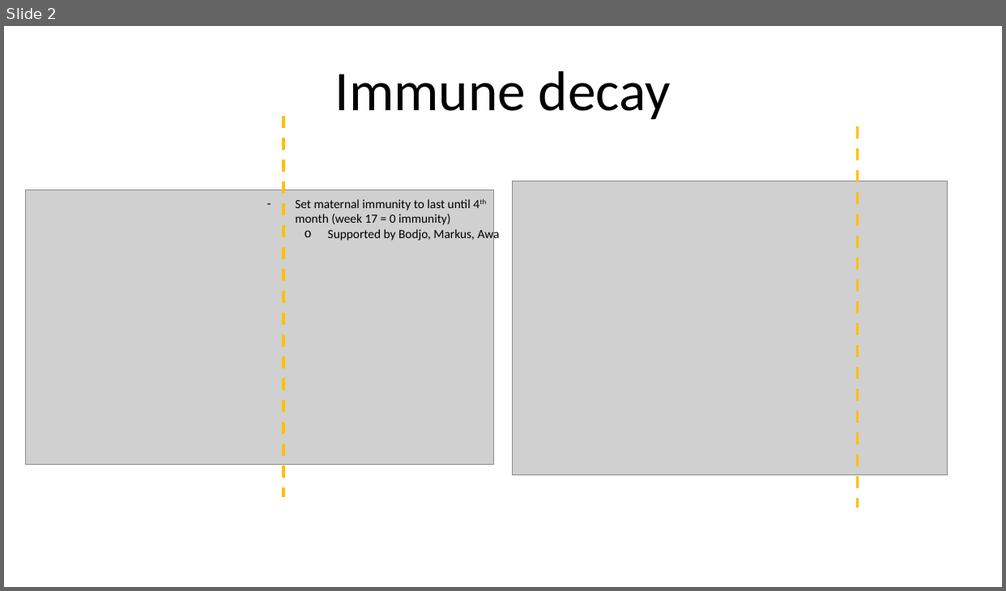
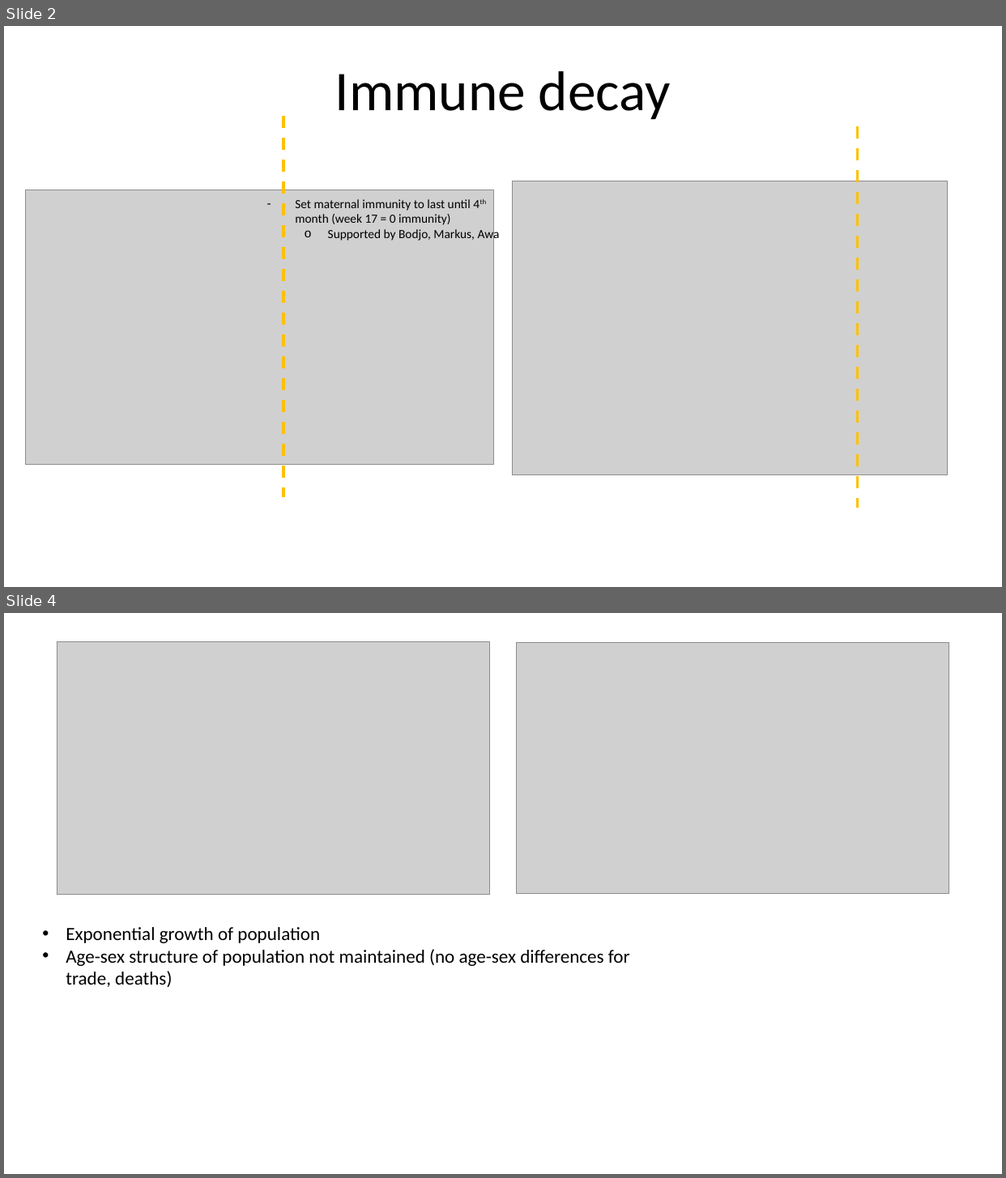
Before and after one commit to BethSavagar/demographic_model_1, a slide deck: results-presentations/model-test-BAOBAB.pptx. Shown one above the other, each under a label of ours: slide 2 before the commit, slides 2 and 4 after it; the slides between them are not shown. The pictures are 1006x591 and 1006x1178 pixels, drawn with LibreOffice and Linux fonts; fonts in the diff are those of the drawing; grey boxes stand for pictures. Boxes give left, top, right and bottom in pixels: in the first picture for what was removed or moved away, otherwise in the second. Text is boxed around its words. In the diff, an @@ line names an element or a change of style, - is before the commit and + after.

```diff
--- a/results-presentations/model-test-BAOBAB.pptx
+++ b/results-presentations/model-test-BAOBAB.pptx
@@ slide 4 added at (4,613,1002,1174), background #FFFFFF @@
@@ picture added at (57,641,490,895) @@
@@ picture added at (516,642,949,894) @@
@@ text added at (66,927,630,987), 18 pt, text #000000 @@
+• Exponential growth of population
+• Age-sex structure of population not maintained (no age-sex differences for trade, deaths)
```
Also in this commit, not shown: 1 slide changed, 3 other slides added, 3 slides removed, 1 other file.
